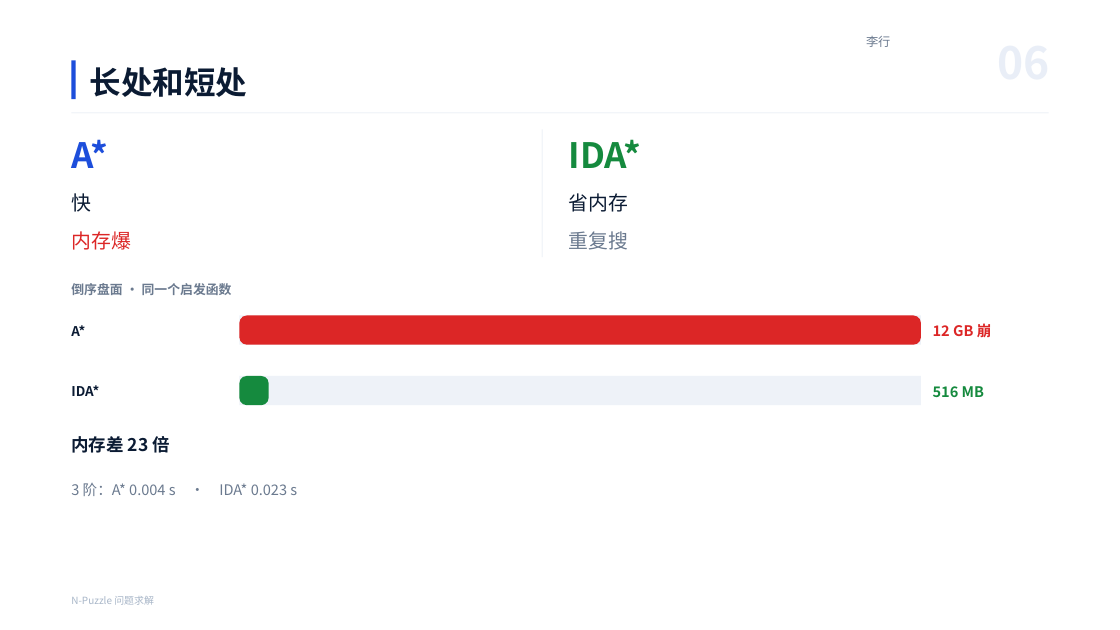
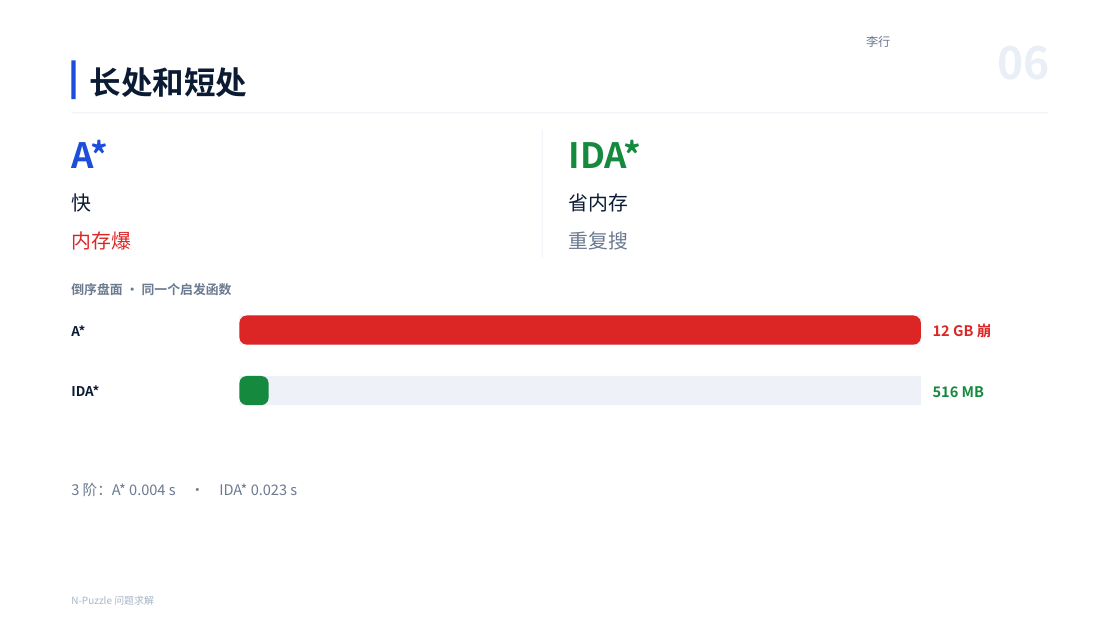
Before and after one commit to lin612320/ai-course-group, a slide deck: slide 6 of 项目一-NPuzzle问题求解/02-演示/N-Puzzle项目演示.pptx. Drawn at 1120x630 pixels with LibreOffice and Linux fonts; fonts in the diff are those of the drawing; background and template pictures are left out. Boxes give left, top, right and bottom in pixels: in the first picture for what was removed or moved away, otherwise in the second. Text is boxed around its words. In the diff, an @@ line names an element or a change of style, - is before the commit and + after.

```diff
--- a/项目一-NPuzzle问题求解/02-演示/N-Puzzle项目演示.pptx
+++ b/项目一-NPuzzle问题求解/02-演示/N-Puzzle项目演示.pptx
@@ text removed at (71, 436, 169, 453) @@
-内存差 23 倍
```
Also in this commit, not shown: 3 other slides changed, 1 other file.
